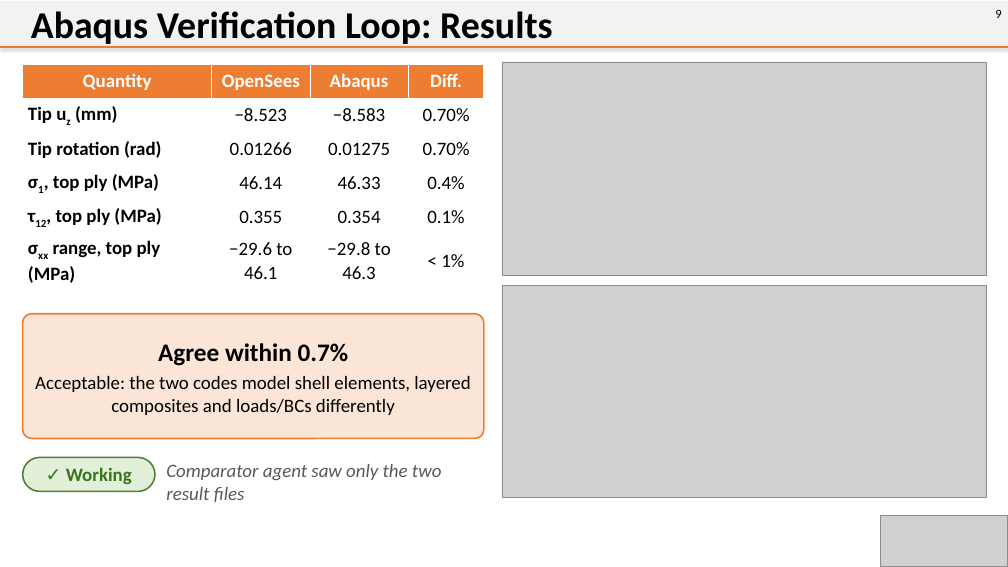
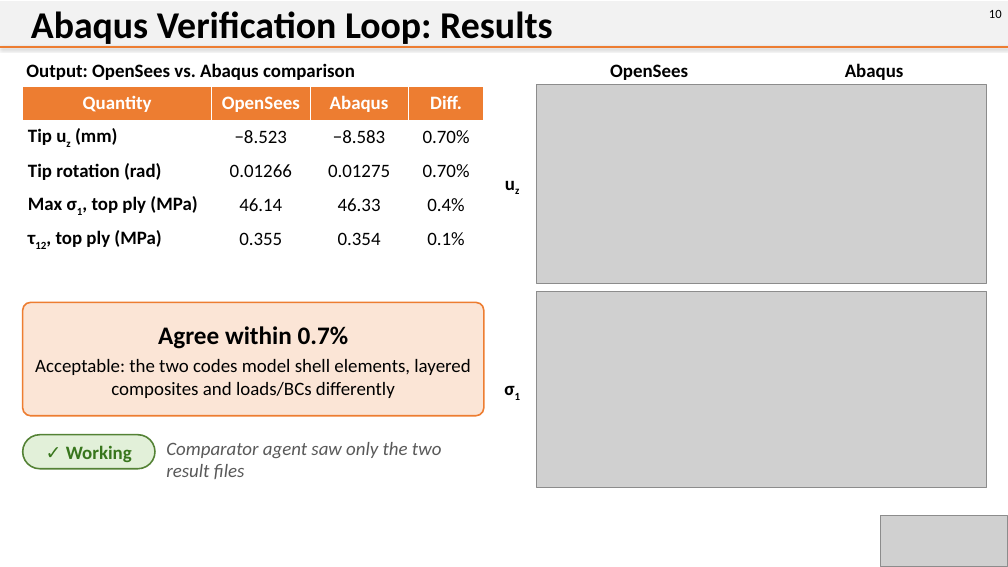
Before and after one commit to citgitfr/BenazzoVenkatadri_ThinShellSims, a slide deck: slide 10 of Lab Report 3/Lab Report 3 Demonstration of Agent System.pptx (slide 9 before the commit). Drawn at 1008x567 pixels with LibreOffice and Linux fonts; fonts in the diff are those of the drawing; grey boxes stand for pictures. Boxes give left, top, right and bottom in pixels: in the first picture for what was removed or moved away, otherwise in the second. Text is boxed around its words. In the diff, an @@ line names an element or a change of style, - is before the commit and + after.

```diff
--- a/Lab Report 3/Lab Report 3 Demonstration of Agent System.pptx
+++ b/Lab Report 3/Lab Report 3 Demonstration of Agent System.pptx
@@ text at [989, 10, 1002, 18]: text changed @@
-9
+10
@@ table at [23, 86, 484, 256] @@
-row 4, column 1: σ1, top ply (MPa)
+row 4, column 1: Max σ1, top ply (MPa)
-row 6: σxx range, top ply (MPa) | −29.6 to 46.1 | −29.8 to 46.3 | < 1%
@@ table: place and size @@
-table at [23, 64, 484, 287]
+table at [23, 86, 484, 256]
@@ text added at [26, 63, 355, 80], 18 pt, text #000000, bold @@
+Output: OpenSees vs. Abaqus comparison
@@ text added at [488, 85, 537, 284], 18 pt, text #000000, bold @@
+uz
@@ picture: place and size @@
-picture at [503, 62, 987, 276]
+picture at [537, 85, 987, 284]
@@ text added at [610, 64, 688, 80], 18 pt, text #000000, bold @@
+OpenSees
@@ text added at [845, 63, 904, 80], 18 pt, text #000000, bold @@
+Abaqus
@@ text added at [488, 291, 537, 488], 18 pt, text #000000, bold @@
+σ1
@@ picture: place and size @@
-picture at [503, 286, 987, 498]
+picture at [537, 291, 987, 488]
@@ rounded rectangle "Agree within 0.7%": place and size @@
-rounded rectangle "Agree within 0.7%" at [23, 314, 484, 439]
+rounded rectangle "Agree within 0.7%" at [23, 302, 484, 416]
@@ rounded rectangle "✓ Working": place and size @@
-rounded rectangle "✓ Working" at [23, 457, 155, 492]
+rounded rectangle "✓ Working" at [23, 435, 155, 469]
@@ text "Comparator agent saw only the ...": place and size @@
-text "Comparator agent saw only the ..." at [166, 464, 442, 502]
+text "Comparator agent saw only the ..." at [166, 442, 442, 479]
```
Also in this commit, not shown: 12 other slides changed, 1 slide added, 9 other files.
